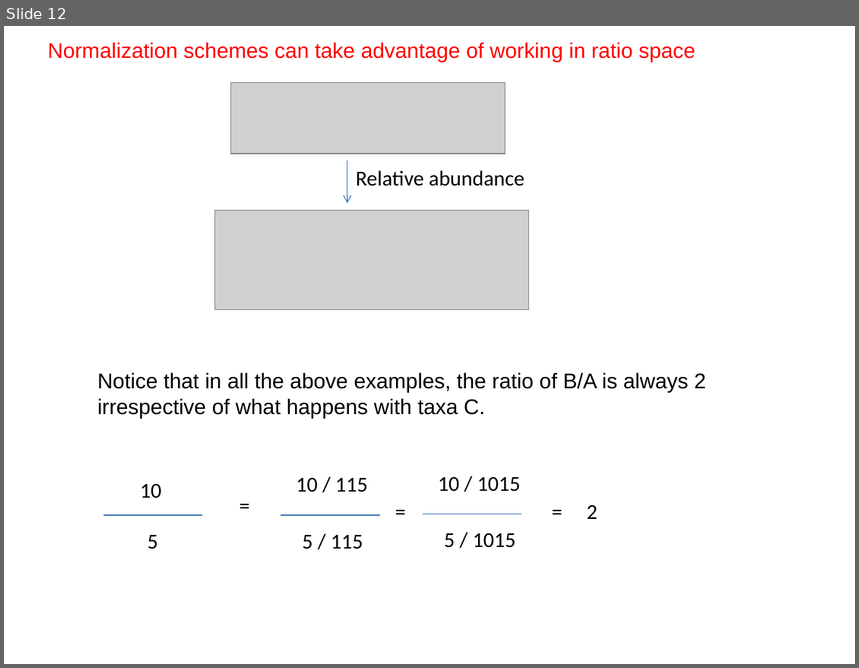
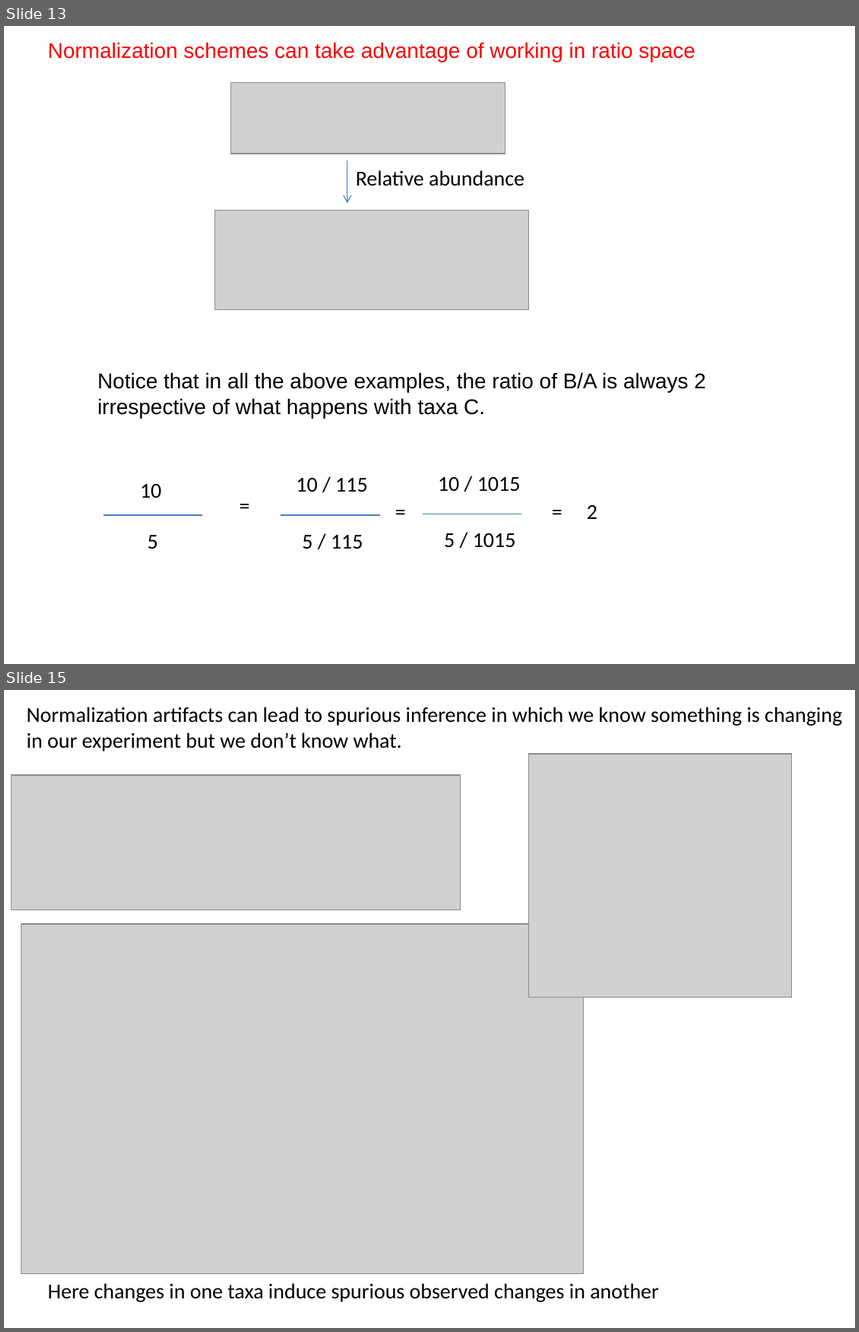
Before and after one commit to afodor/afodor.github.io, a slide deck: classes/stats2017/Lecture22.pptx. Shown one above the other, each under a label of ours: slide 12 before the commit, slides 13 and 15 after it; the slides between them are not shown. The pictures are 859x668 and 859x1332 pixels, drawn with LibreOffice and Linux fonts; fonts in the diff are those of the drawing; grey boxes stand for pictures. Boxes give left, top, right and bottom in pixels: in the first picture for what was removed or moved away, otherwise in the second. Text is boxed around its words. In the diff, an @@ line names an element or a change of style, - is before the commit and + after.

```diff
--- a/classes/stats2017/Lecture22.pptx
+++ b/classes/stats2017/Lecture22.pptx
@@ slide 15 added at (4, 690, 855, 1328), background #FFFFFF @@
@@ text added at (27, 707, 842, 752), 18 pt, text #000000 @@
+Normalization artifacts can lead to spurious inference in which we know something is changing
+in our experiment but we don’t know what.
@@ picture added at (529, 754, 792, 997) @@
@@ picture added at (11, 775, 460, 910) @@
@@ picture added at (21, 924, 584, 1274) @@
@@ text added at (48, 1284, 659, 1303), 18 pt, text #000000 @@
+Here changes in one taxa induce spurious observed changes in another
@@ what was slide 12 is now slide 13 @@
```
Also in this commit, not shown: 1 slide changed, 4 other slides added, 3 slides removed, 1 other file.
